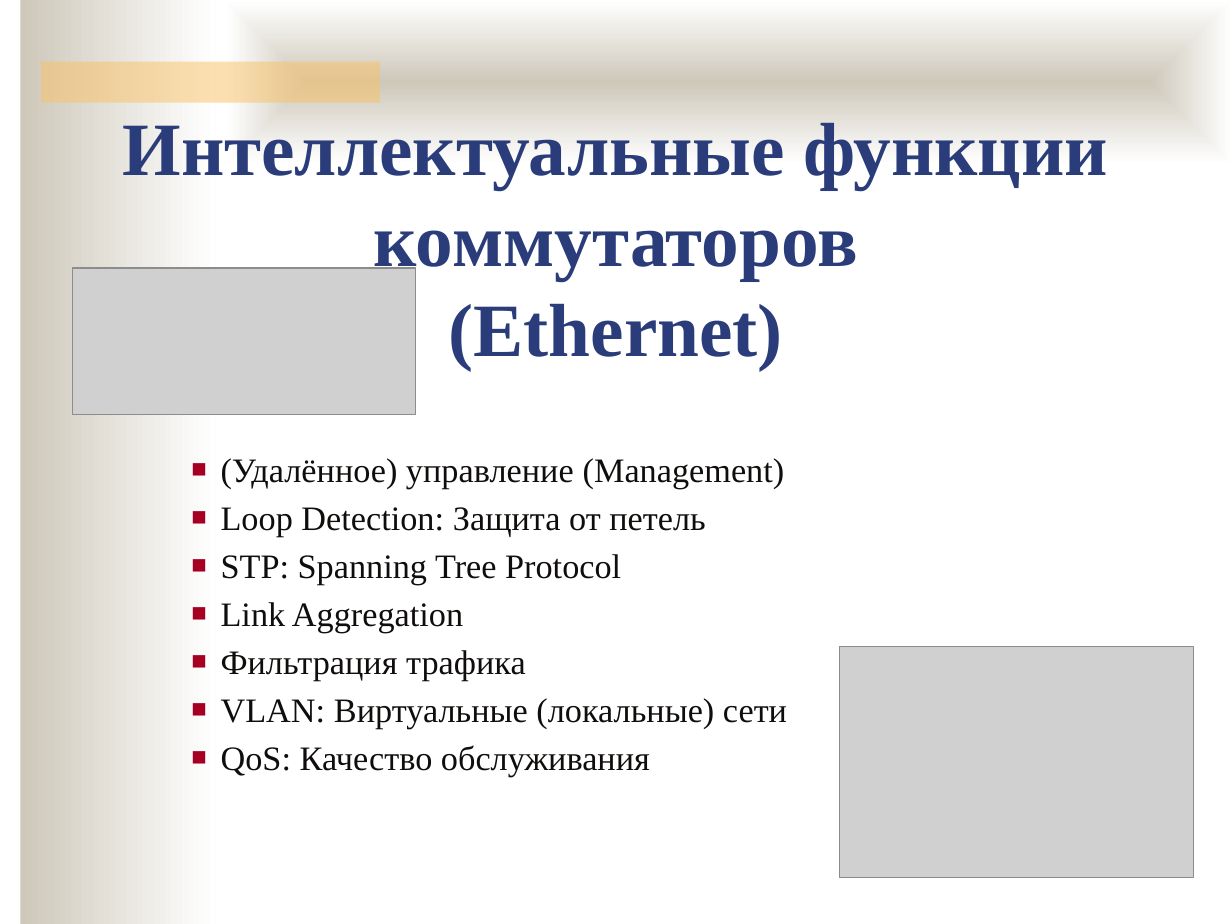
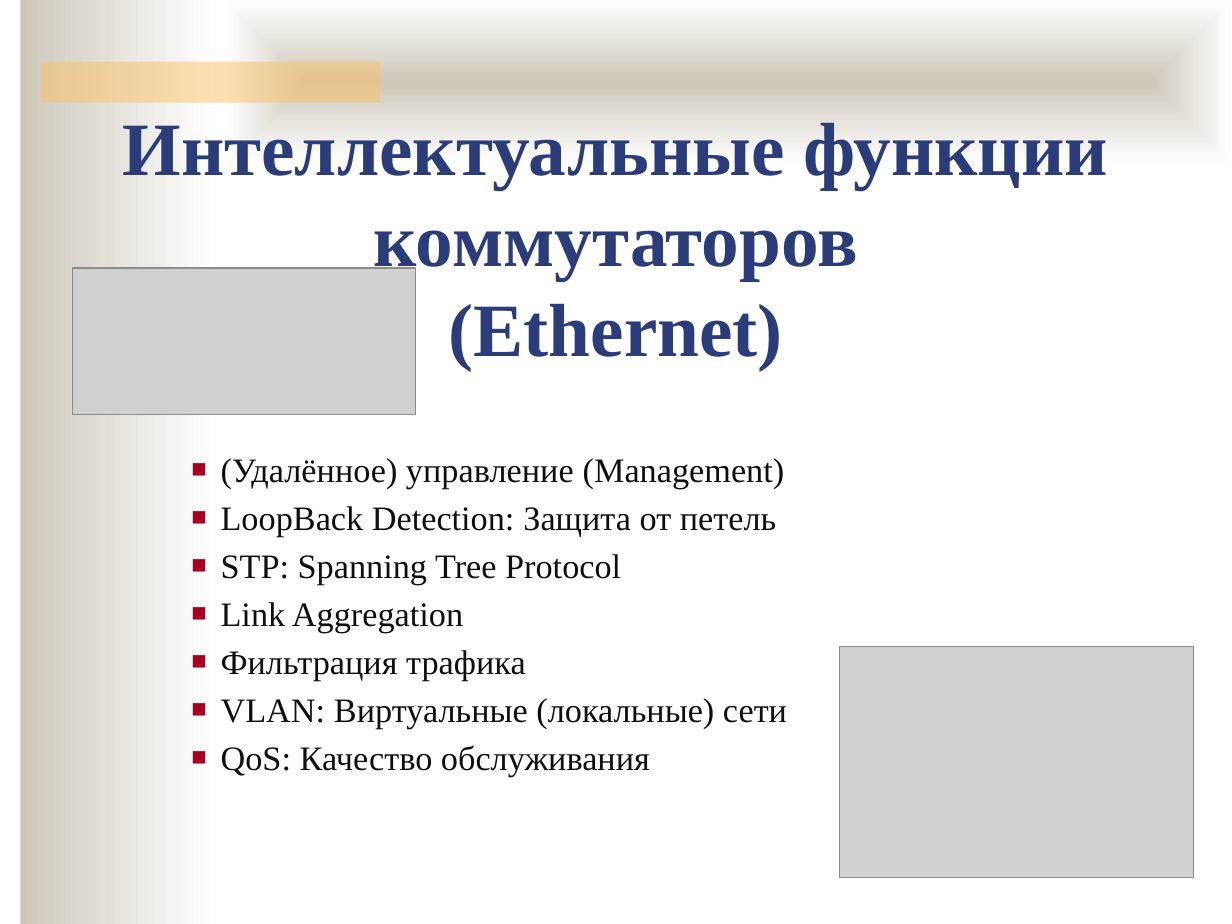
Before and after one commit to ukoloff/nets, a slide deck: slide 1 of 08.pptx. Drawn at 1232x924 pixels with LibreOffice and Linux fonts; fonts in the diff are those of the drawing; grey boxes stand for pictures; background and template pictures are left out. Boxes give left, top, right and bottom in pixels: in the first picture for what was removed or moved away, otherwise in the second. Text is boxed around its words. In the diff, an @@ line names an element or a change of style, - is before the commit and + after.

```diff
--- a/08.pptx
+++ b/08.pptx
@@ text at (x1=221, y1=506, x2=776, y2=537): text changed @@
-■ Loop Detection: Защита от петель
+■ LoopBack Detection: Защита от петель
```
Also in this commit, not shown: 12 other slides changed, 10 slides added, 8 slides removed.
